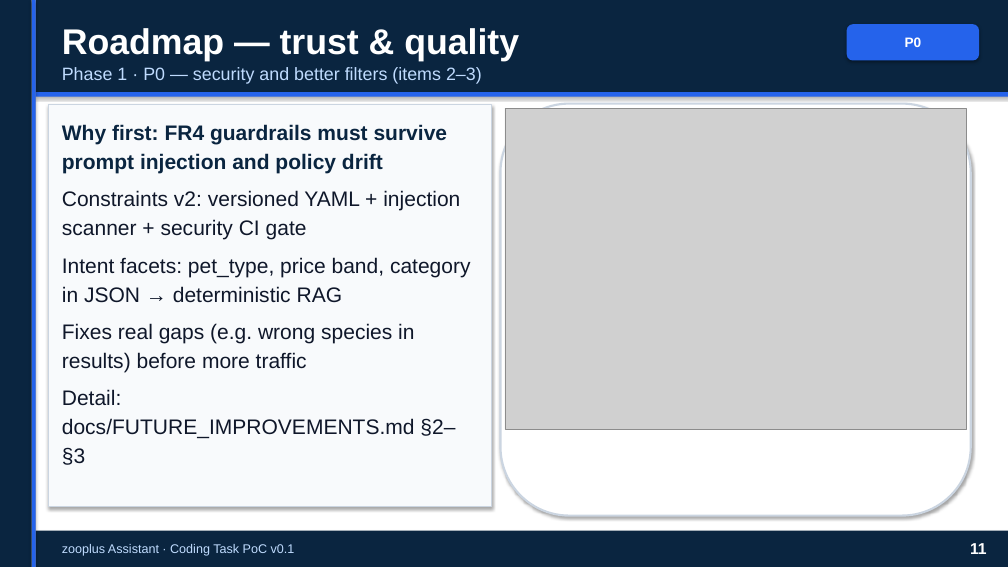
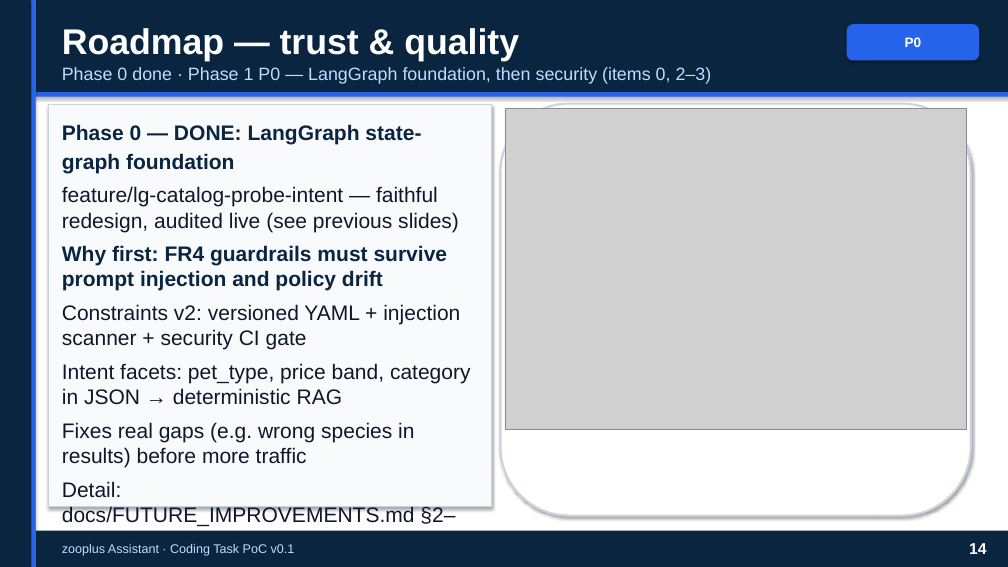
Before and after one commit to peluzzza/PoCAssistantZooplus, a slide deck: slide 14 of docs/deliverables/v0.1/zooplus-assistant-interview-15min-pro.pptx (slide 11 before the commit). Drawn at 1008x567 pixels with LibreOffice and Linux fonts; fonts in the diff are those of the drawing; grey boxes stand for pictures. Boxes give left, top, right and bottom in pixels: in the first picture for what was removed or moved away, otherwise in the second. Text is boxed around its words. In the diff, an @@ line names an element or a change of style, - is before the commit and + after.

```diff
--- a/docs/deliverables/v0.1/zooplus-assistant-interview-15min-pro.pptx
+++ b/docs/deliverables/v0.1/zooplus-assistant-interview-15min-pro.pptx
@@ text at (62,67,712,84): text changed @@
-Phase 1 · P0 — security and better filters (items 2–3)
+Phase 0 done · Phase 1 P0 — LangGraph foundation, then security (items 0, 2–3)
@@ text at (62,124,459,232): paragraphs added @@
+Phase 0 — DONE: LangGraph state-graph foundation
+feature/lg-catalog-probe-intent — faithful redesign, audited live (see previous slides)
@@ text at (62,245,471,497): line spacing 1.15 to 1 @@
@@ text at (969,543,987,554): text changed @@
-11
+14
```
Also in this commit, not shown: 5 other slides changed, 3 other files.
